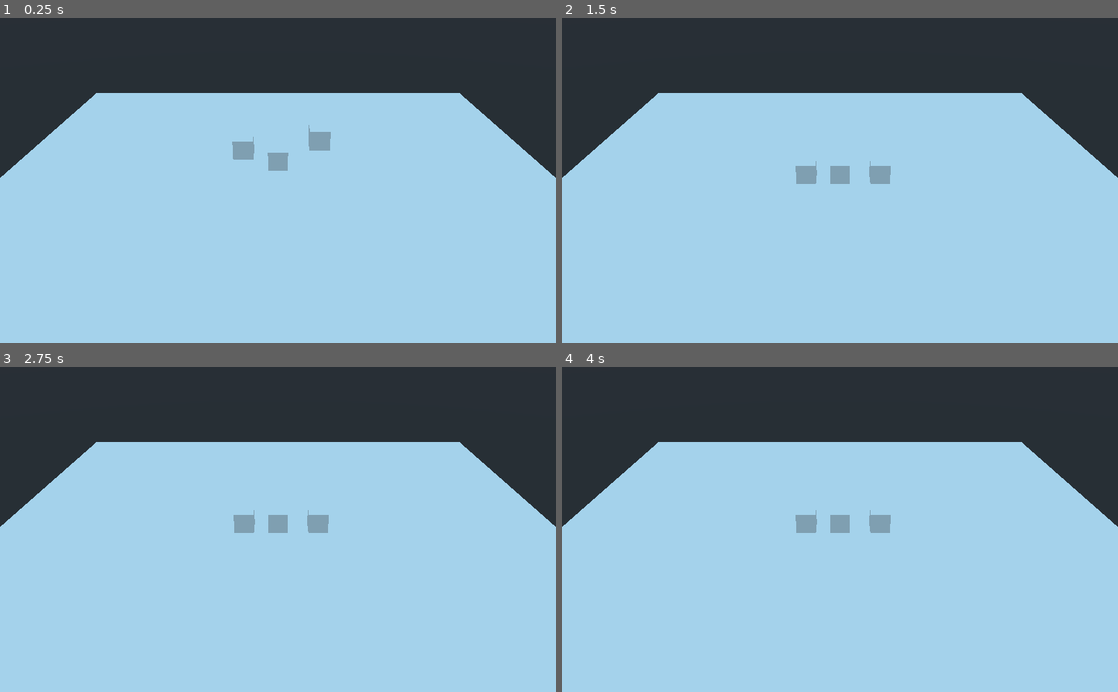
Above: before the commit, frames 1-4 (two rows, left to right).
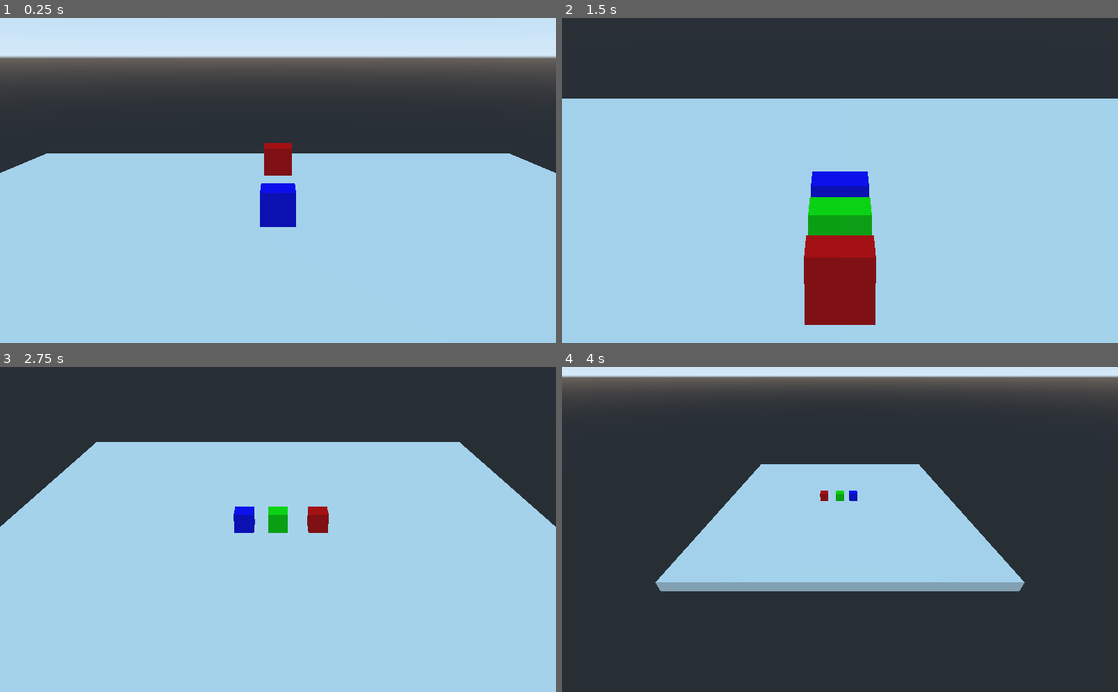
Above: after the commit, the same moments.

Repository: medio-inestable/nightona5
Game: Godot game, scene res://Escenas/Ambientes/Nightona5trillion.tscn
The game is run twice, just before and just after one commit, with the same random seed, the same clock (stepped at 60 frames per second) and the same inputs.
Inputs:
- Up to frame 1 (0.25 s): no input
- Up to frame 2 (1.5 s): tap E (cambia_camara, bound only after the commit) at 0.6, 1.35 s; tap Enter at 1.25 s
- Up to frame 3 (2.75 s): tap Space at 2 s; tap E (cambia_camara, bound only after the commit) at 2.1 s
- Up to frame 4 (4 s): tap Enter at 2.75 s; tap E (cambia_camara, bound only after the commit) at 2.85, 3.6 s; tap Space at 3.5 s

The runs differ from the first frame. In frame 1, 35% of the frame differs, in the area x 0-100%, y 0-65%; in frame 2, 11%; in frame 3, 0.9%; in frame 4, 64%, in the area x 0-100%, y 0-100%.

Commit message:
Agrego sistema de camaras

Diff:
--- /dev/null
+++ b/src/Codigos/Globales/Senales.gd
@@ -0,0 +1,3 @@
+extends Node
+
+signal cambia_camara()
--- /dev/null
+++ b/src/Codigos/Locales/Habitats/Objetos/Camaras.gd
@@ -0,0 +1,26 @@
+extends Spatial
+
+export(NodePath) onready var camara_1 = get_node(camara_1) as Camera
+export(NodePath) onready var camara_2 = get_node(camara_2) as Camera
+export(NodePath) onready var camara_3 = get_node(camara_3) as Camera
+export(NodePath) onready var camara_4 = get_node(camara_4) as Camera
+
+var camaras = []
+export(int, "Camara_1", "Camara_2", "Camara_3", "Camara_4") var camara_actual
+
+func _ready():
+	camaras = [camara_1, camara_2, camara_3, camara_4]
+
+	for camara in camaras:
+		camara.current = false
+
+	camaras[camara_actual].current = true
+
+func _input(event):
+	if Input.is_action_just_pressed("cambia_camara"):
+		for camara in camaras:
+			camara.current = false
+		camara_actual = (camara_actual + 1) % 4
+		camaras[camara_actual].current = true
+
+		Senales.emit_signal("cambia_camara")
--- a/src/Escenas/Ambientes/Nightona5trillion.tscn
+++ b/src/Escenas/Ambientes/Nightona5trillion.tscn
@@ -1,15 +1,23 @@
-[gd_scene load_steps=3 format=2]
+[gd_scene load_steps=7 format=2]
 
 [ext_resource path="res://Escenas/Habitats/Pistas/Pista_Nightona5trillion.tscn" type="PackedScene" id=1]
+[ext_resource path="res://Escenas/Habitats/Objetos/Camaras.tscn" type="PackedScene" id=2]
 
 [sub_resource type="BoxShape" id=1]
 
+[sub_resource type="SpatialMaterial" id=2]
+albedo_color = Color( 0, 1, 0, 1 )
+
+[sub_resource type="SpatialMaterial" id=3]
+albedo_color = Color( 1, 0, 0, 1 )
+
+[sub_resource type="SpatialMaterial" id=4]
+albedo_color = Color( 0, 0, 1, 1 )
+
 [node name="Nightona5trillion" type="Spatial"]
 
-[node name="Camera" type="Camera" parent="."]
-transform = Transform( 1, 0, 0, 0, 0.881559, 0.472074, 0, -0.472074, 0.881559, 0, 23.617, 42.526 )
-current = true
-fov = 38.8
+[node name="Camaras" parent="." instance=ExtResource( 2 )]
+camara_actual = 1
 
 [node name="Pista_Nightona5trillion" parent="." instance=ExtResource( 1 )]
 
@@ -20,6 +28,7 @@
 shape = SubResource( 1 )
 
 [node name="CSGBox" type="CSGBox" parent="Cajita"]
+material = SubResource( 2 )
 
 [node name="Cajita2" type="RigidBody" parent="."]
 transform = Transform( 1, 0, 0, 0, 1, 0, 0, 0, 1, 4.1066, 5.98909, 0 )
@@ -28,6 +37,7 @@
 shape = SubResource( 1 )
 
 [node name="CSGBox" type="CSGBox" parent="Cajita2"]
+material = SubResource( 3 )
 
 [node name="Cajita3" type="RigidBody" parent="."]
 transform = Transform( 1, 0, 0, 0, 1, 0, 0, 0, 1, -3.46024, 4.9652, 0 )
@@ -36,3 +46,4 @@
 shape = SubResource( 1 )
 
 [node name="CSGBox" type="CSGBox" parent="Cajita3"]
+material = SubResource( 4 )
--- /dev/null
+++ b/src/Escenas/Habitats/Objetos/Camaras.tscn
@@ -0,0 +1,26 @@
+[gd_scene load_steps=2 format=2]
+
+[ext_resource path="res://Codigos/Locales/Habitats/Objetos/Camaras.gd" type="Script" id=1]
+
+[node name="Camaras" type="Spatial"]
+script = ExtResource( 1 )
+camara_1 = NodePath("Camara_1")
+camara_2 = NodePath("Camara_2")
+camara_3 = NodePath("Camara_3")
+camara_4 = NodePath("Camara_4")
+
+[node name="Camara_1" type="Camera" parent="."]
+transform = Transform( 1, 0, 0, 0, 0.881559, 0.472074, 0, -0.472074, 0.881559, 0, 23.617, 42.526 )
+fov = 38.8
+
+[node name="Camara_2" type="Camera" parent="."]
+transform = Transform( -4.2222e-08, 0.258819, -0.965926, 1.13133e-08, 0.965926, 0.258819, 1, 0, -4.37114e-08, -28.9192, 12.9849, 0 )
+fov = 38.8
+
+[node name="Camara_3" type="Camera" parent="."]
+transform = Transform( -1, -5.32907e-15, 8.74228e-08, 4.81475e-08, 0.834675, 0.550743, -7.29696e-08, 0.550743, -0.834675, 0, 28.1657, -55.6257 )
+current = true
+
+[node name="Camara_4" type="Camera" parent="."]
+transform = Transform( 1.29645e-07, -0.258819, 0.965926, 1.13133e-08, 0.965926, 0.258819, -1, -2.26267e-08, 1.28155e-07, 34.0808, 12.9849, 0 )
+fov = 16.8
--- a/src/project.godot
+++ b/src/project.godot
@@ -14,6 +14,18 @@
 run/main_scene="res://Escenas/Ambientes/Nightona5trillion.tscn"
 config/icon="res://icon.png"
 
+[autoload]
+
+Senales="*res://Codigos/Globales/Senales.gd"
+
+[input]
+
+cambia_camara={
+"deadzone": 0.5,
+"events": [ Object(InputEventKey,"resource_local_to_scene":false,"resource_name":"","device":0,"alt":false,"shift":false,"control":false,"meta":false,"command":false,"pressed":false,"scancode":69,"unicode":0,"echo":false,"script":null)
+ ]
+}
+
 [physics]
 
 common/enable_pause_aware_picking=true
